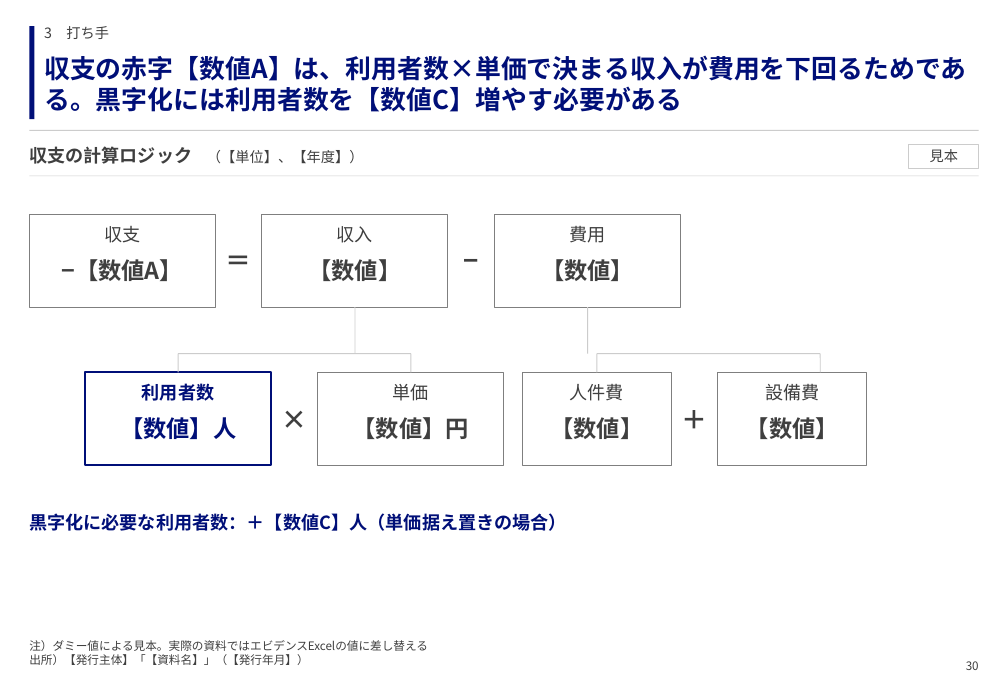
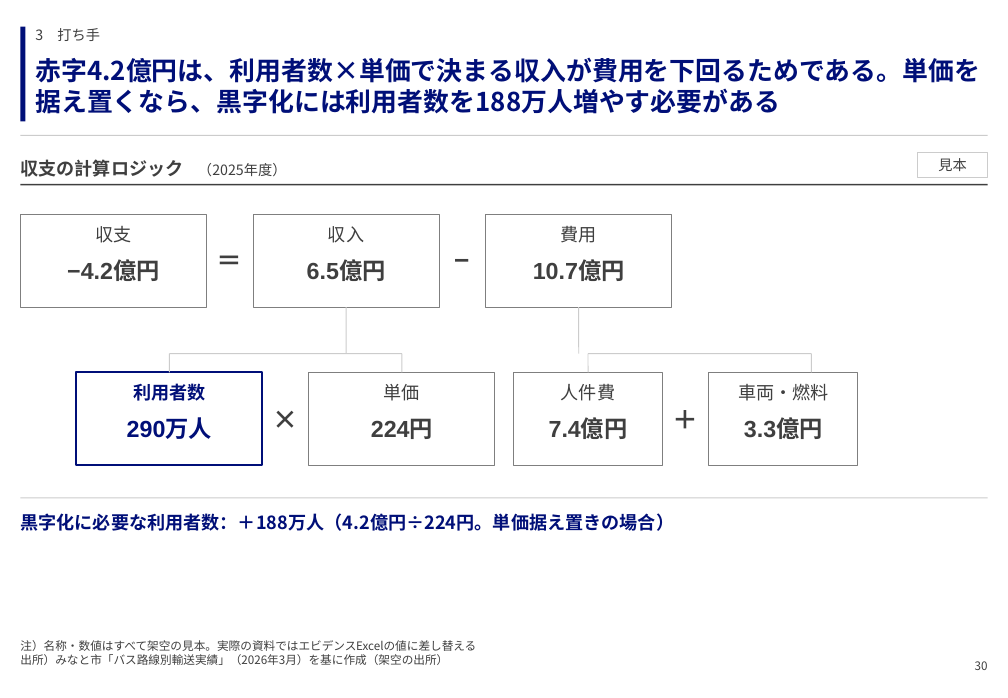
Before and after one commit to GontaHH/slide_builder, a slide deck: slide 30 of patterns/pattern-deck.pptx. Drawn at 1008x698 pixels with LibreOffice and Linux fonts; fonts in the diff are those of the drawing. Boxes give left, top, right and bottom in pixels: in the first picture for what was removed or moved away, otherwise in the second. Text is boxed around its words. In the diff, an @@ line names an element or a change of style, - is before the commit and + after.

```diff
--- a/patterns/pattern-deck.pptx
+++ b/patterns/pattern-deck.pptx
@@ 10 texts, 8 rectangles, 8 lines: place and size @@
-10 texts, 8 rectangles, 8 lines at box(30, 26, 867, 465)
+10 texts, 8 rectangles, 8 lines at box(20, 27, 858, 465)
@@ text "3 打ち手": place and size @@
-text "3 打ち手" at box(44, 26, 109, 39)
+text "3 打ち手" at box(35, 28, 100, 41)
@@ text at box(35, 58, 980, 114): text changed @@
-収支の赤字【数値A】は、利用者数×単価で決まる収入が費用を下回るためである。黒字化には利用者数を【数値C】増やす必要がある
+赤字4.2億円は、利用者数×単価で決まる収入が費用を下回るためである。単価を据え置くなら、黒字化には利用者数を188万人増やす必要がある
@@ line moved from (30, 130) - (979, 130) to (20, 136) - (988, 136) @@
@@ text at box(20, 159, 287, 177): text changed; size 11 to 14 pt; bold on @@
-収支の計算ロジック （【単位】、【年度】）
+収支の計算ロジック （2025年度）
@@ text "収支の計算ロジック （2025年度）" at box(20, 159, 287, 177): vertical alignment top to bottom @@
@@ rectangle "見本": place and size @@
-rectangle "見本" at box(909, 144, 979, 168)
+rectangle "見本" at box(918, 153, 988, 177)
@@ line moved from (30, 176) - (979, 176) to (20, 184) - (988, 184) @@
@@ line (20, 184) - (988, 184): stroke #CCCCCC 0.5 pt to #3F3F3F 1.25 pt @@
@@ text at box(67, 260, 159, 281): text changed; font Noto Sans CJK JP to Arial @@
-−【数値A】
+−4.2億円
@@ text at box(307, 260, 386, 281): text changed; font Noto Sans CJK JP to Arial @@
-【数値】
+6.5億円
@@ text at box(533, 260, 625, 281): text changed; font Noto Sans CJK JP to Arial @@
-【数値】
+10.7億円
@@ text at box(738, 384, 829, 401): text changed @@
-設備費
+車両・燃料
@@ text at box(127, 418, 212, 439): text changed; font Noto Sans CJK JP to Arial @@
-【数値】人
+290万人
@@ text at box(371, 418, 433, 439): text changed; font Noto Sans CJK JP to Arial @@
-【数値】円
+224円
@@ text at box(549, 418, 628, 439): text changed; font Noto Sans CJK JP to Arial @@
-【数値】
+7.4億円
@@ text at box(744, 418, 823, 439): text changed; font Noto Sans CJK JP to Arial @@
-【数値】
+3.3億円
@@ line added from (20, 498) to (988, 498), #CCCCCC 0.75 pt @@
@@ text at box(20, 513, 674, 531): text changed @@
-黒字化に必要な利用者数：＋【数値C】人（単価据え置きの場合）
+黒字化に必要な利用者数：＋188万人（4.2億円÷224円。単価据え置きの場合）
@@ text at box(20, 640, 476, 665): text changed @@
-注）ダミー値による見本。実際の資料ではエビデンスExcelの値に差し替える
-出所）【発行主体】「【資料名】」（【発行年月】）
+注）名称・数値はすべて架空の見本。実際の資料ではエビデンスExcelの値に差し替える
+出所）みなと市「バス路線別輸送実績」（2026年3月）を基に作成（架空の出所）
@@ text "30": place and size @@
-text "30" at box(966, 661, 979, 670)
+text "30" at box(975, 661, 988, 670)
```
Also in this commit, not shown: 74 other slides changed, 37 slides added, 30 slides removed, 18 other files.
